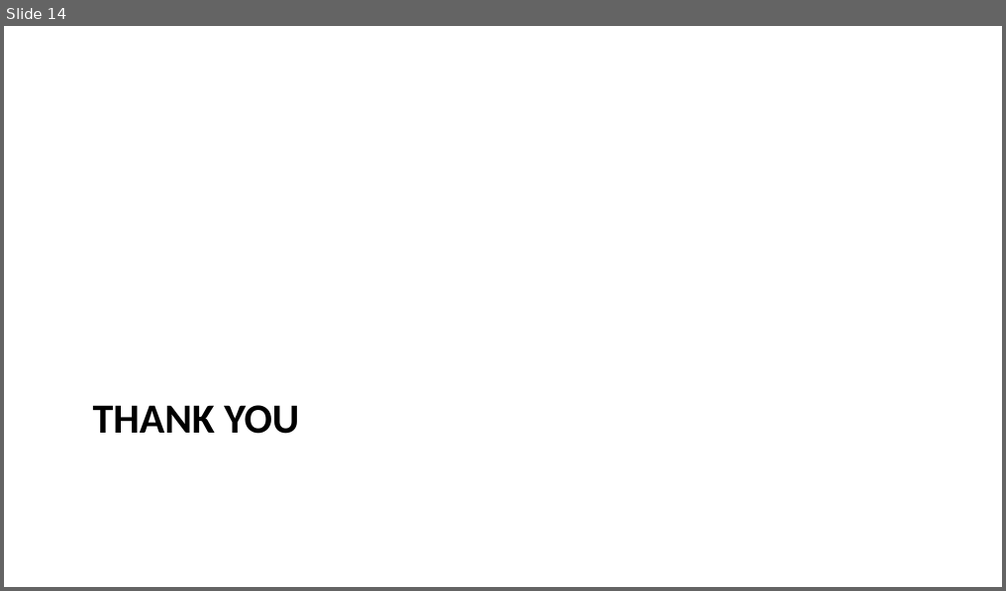
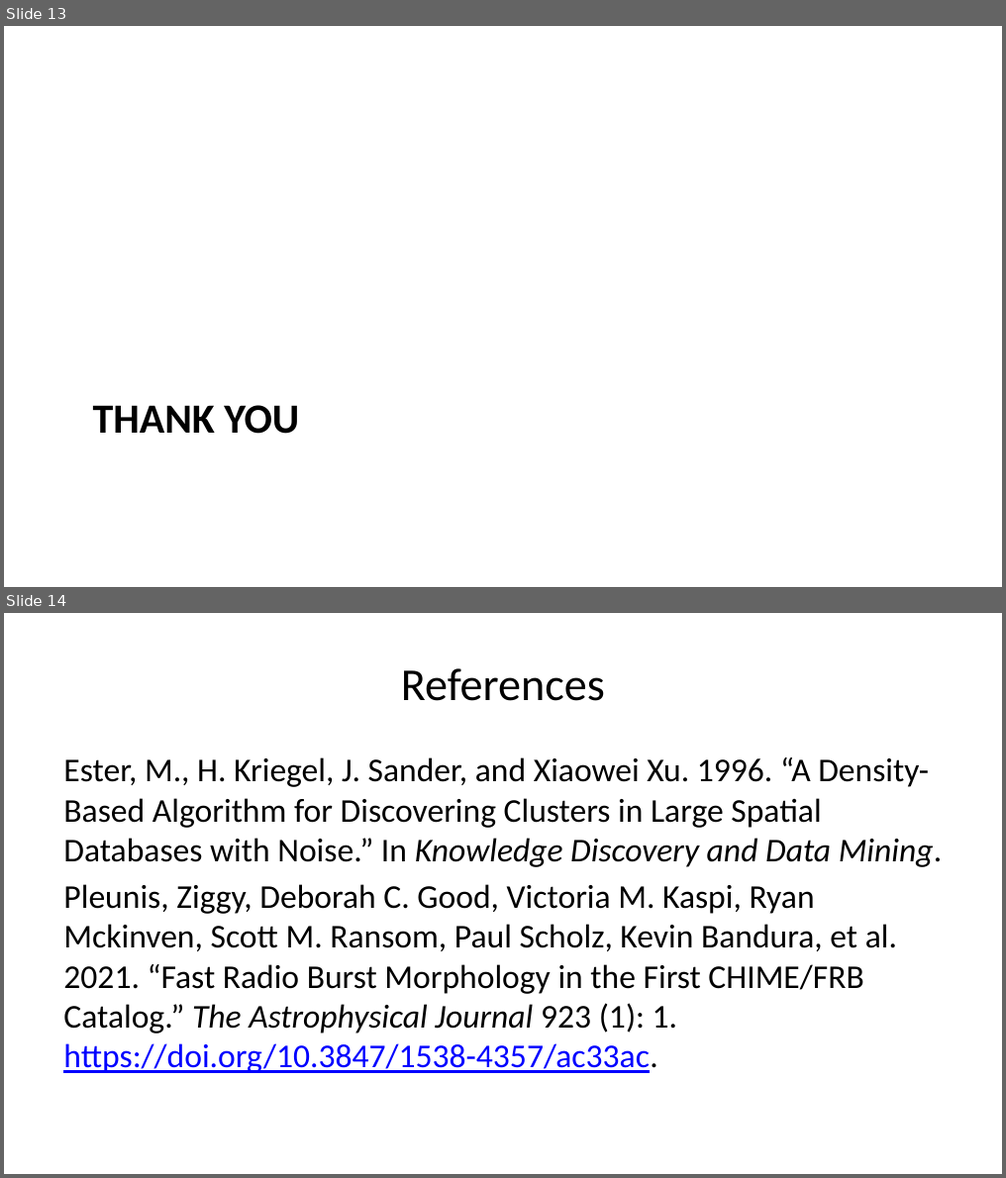
Before and after one commit to Thaza-Kun/sarjana, a slide deck: docs/slides/andersen_2023/slides.pptx. Shown one above the other, each under a label of ours: slide 14 before the commit, slides 13 and 14 after it. The pictures are 1006x591 and 1006x1178 pixels, drawn with LibreOffice and Linux fonts; fonts in the diff are those of the drawing. Boxes give left, top, right and bottom in pixels: in the first picture for what was removed or moved away, otherwise in the second. Text is boxed around its words. In the diff, an @@ line names an element or a change of style, - is before the commit and + after.

```diff
--- a/docs/slides/andersen_2023/slides.pptx
+++ b/docs/slides/andersen_2023/slides.pptx
@@ slide 14 added at bbox=[4, 613, 1002, 1174], background #FFFFFF @@
@@ title added at bbox=[401, 668, 605, 701], 33 pt, text #000000 @@
+References
@@ text added at bbox=[63, 758, 943, 1073], 24 pt, text #000000 @@
+Ester, M., H. Kriegel, J. Sander, and Xiaowei Xu. 1996. “A Density-Based Algorithm for Discovering Clusters in Large Spatial Databases with Noise.” In Knowledge Discovery and Data Mining.
+Pleunis, Ziggy, Deborah C. Good, Victoria M. Kaspi, Ryan Mckinven, Scott M. Ransom, Paul Scholz, Kevin Bandura, et al. 2021. “Fast Radio Burst Morphology in the First CHIME/FRB Catalog.” The Astrophysical Journal 923 (1): 1. https://doi.org/10.3847/1538-4357/ac33ac.
@@ what was slide 14 is now slide 13 @@
```
Also in this commit, not shown: 3 slides changed, 11 other slides added, 12 slides removed, 20 other files.
